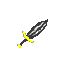
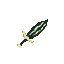
The second (64, 64) image is a revision of the first. Changes to its layers:
painted on "Paint Layer 1" (1st of 2) over [17, 19, 48, 48]
